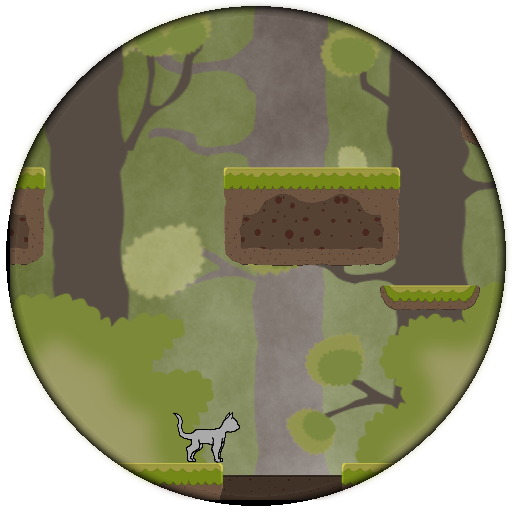
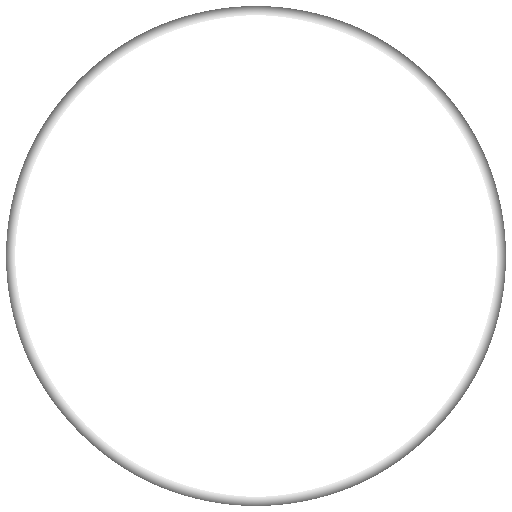
Revision of a layered 512 x 512 image; what changed, layer by layer:
removed layer "1_RoundBackGround" over [10, 1, 511, 500]
added layer "Circle" above "1_Final" over [6, 6, 506, 506]
hid "Mask" over [6, 6, 506, 506]
